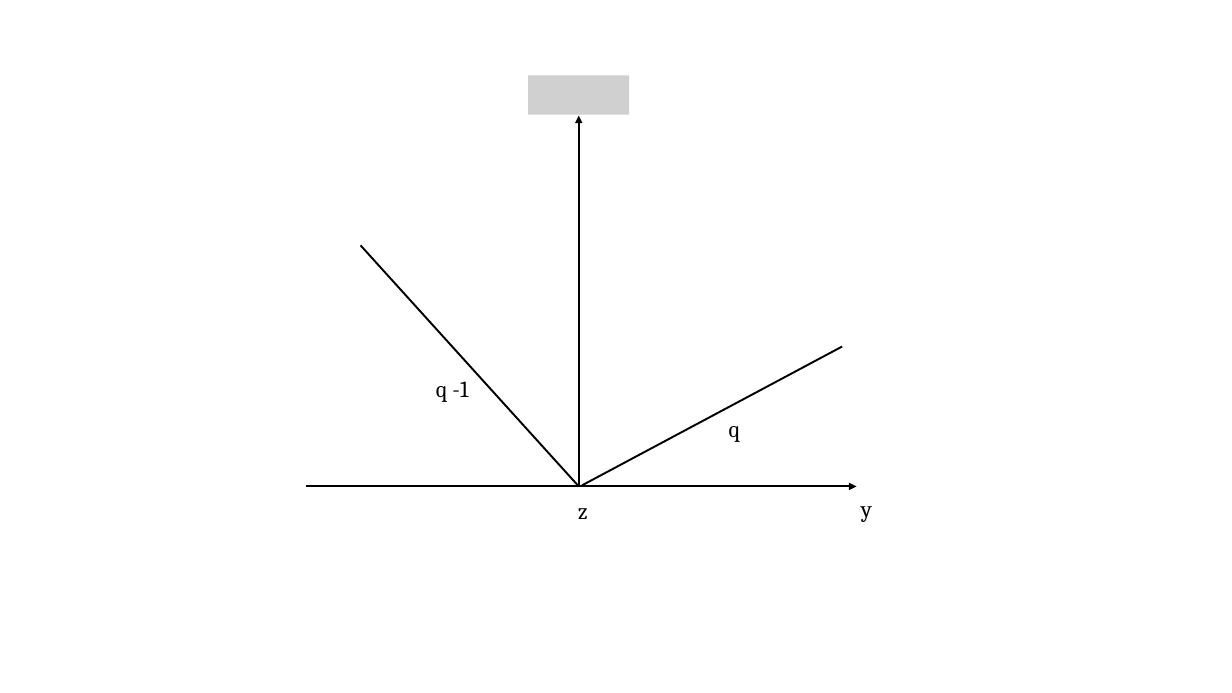
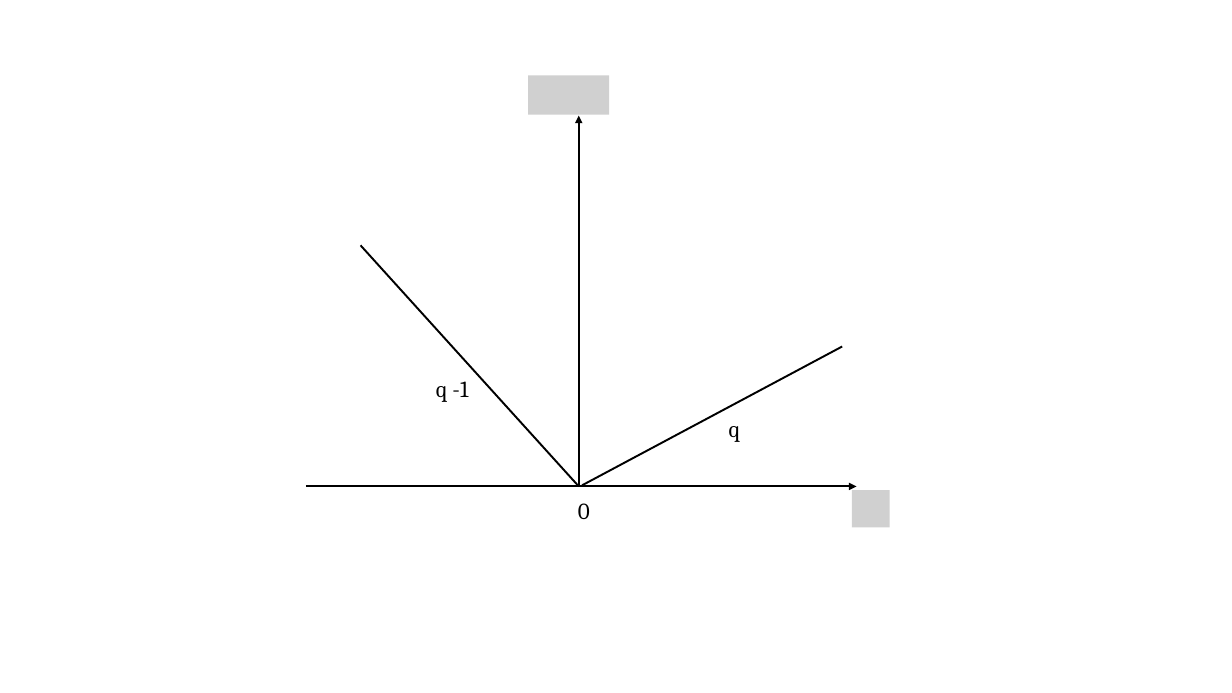
Before and after one commit to luca-pernigo/kernel_quantile_regression, a slide deck: slide 1 of plots/pinball_loss_plot.pptx. Drawn at 1232x693 pixels with LibreOffice and Linux fonts; fonts in the diff are those of the drawing; grey boxes stand for pictures. Boxes give left, top, right and bottom in pixels: in the first picture for what was removed or moved away, otherwise in the second. Text is boxed around its words. In the diff, an @@ line names an element or a change of style, - is before the commit and + after.

```diff
--- a/plots/pinball_loss_plot.pptx
+++ b/plots/pinball_loss_plot.pptx
@@ picture: place and size @@
-picture at (529,76,629,116)
+picture at (529,76,610,116)
@@ text at (578,503,590,519): text changed @@
-z
+0
@@ picture added at (852,491,890,528) @@
@@ text removed at (861,506,872,522) @@
-y
```
Also in this commit, not shown: 1 other file.
